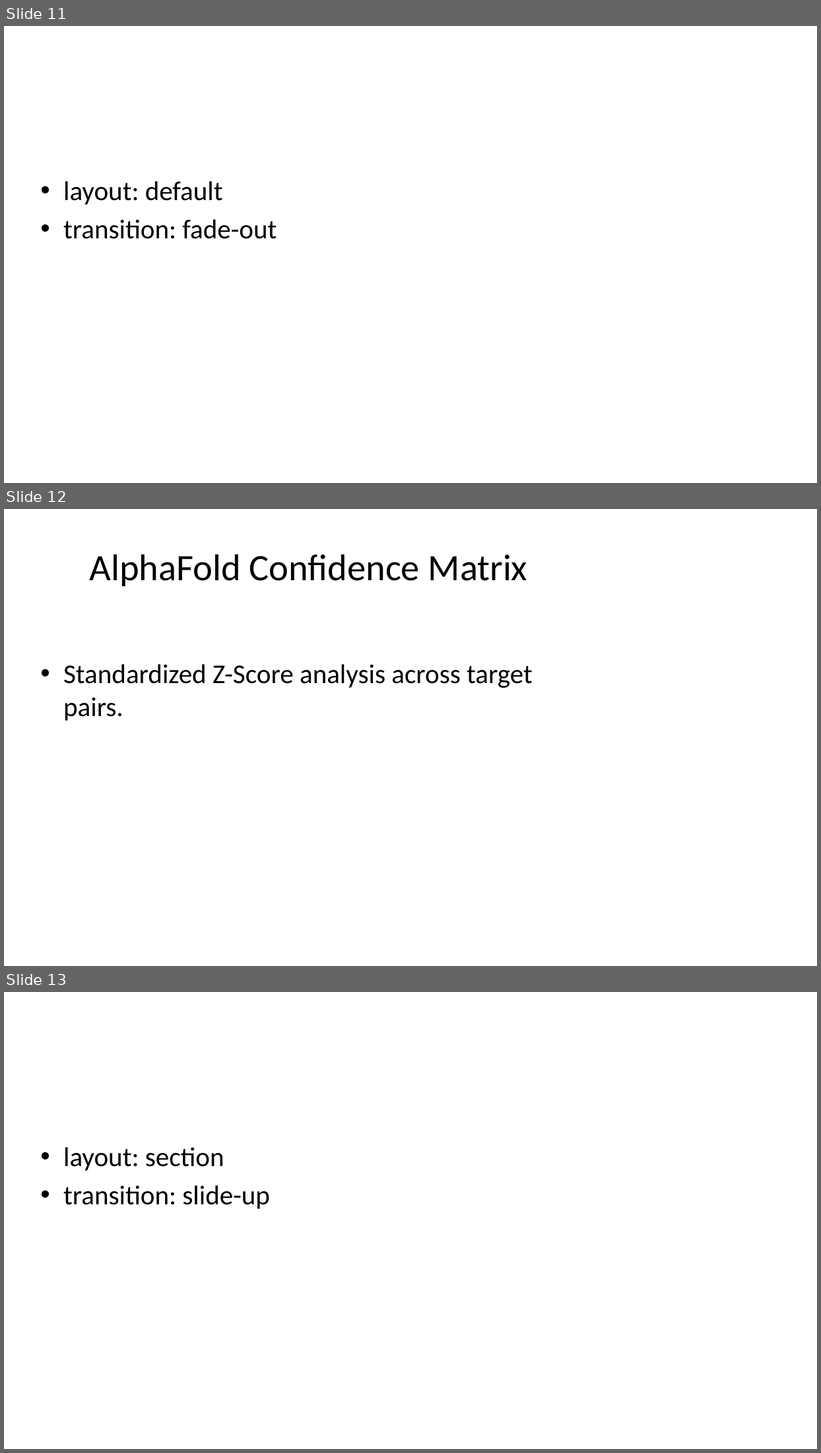
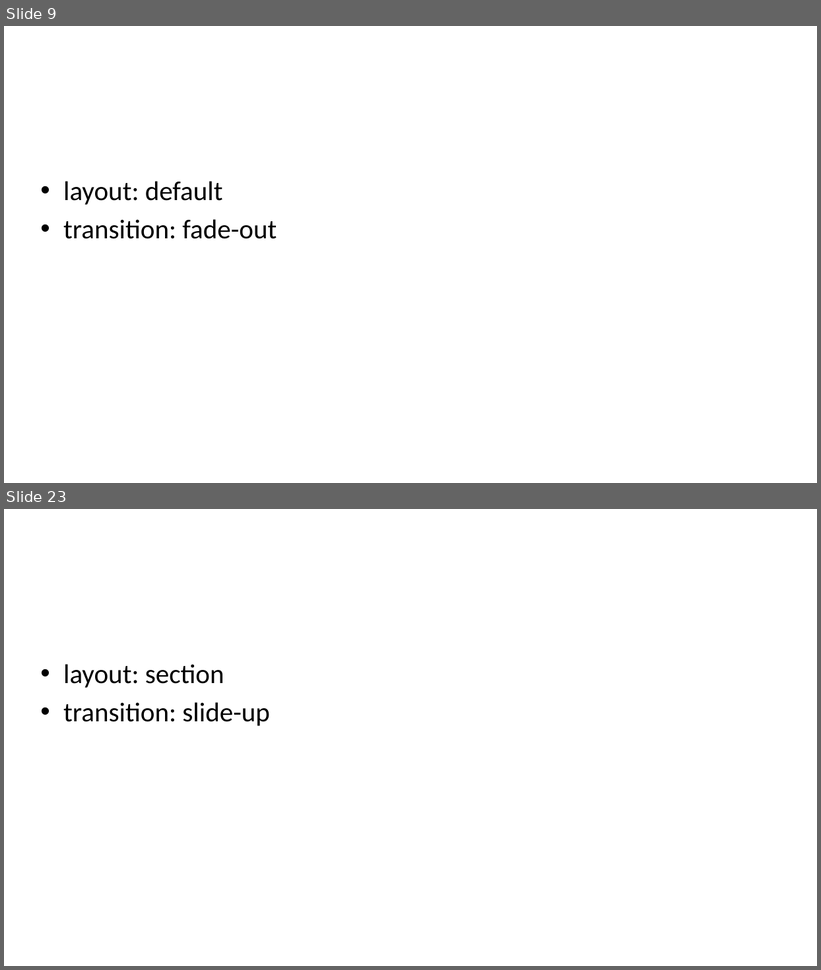
Before and after one commit to naryzach/PhD-Research, a slide deck: Demonstrations/Presentations/De_Novo_Binder_Generation/De_Novo_Binder_Skeleton.pptx. Shown one above the other, each under a label of ours: slides 11, 12 and 13 before the commit, slides 9 and 23 after it; the slides between them are not shown. The pictures are 821x1453 and 821x970 pixels, drawn with LibreOffice and Linux fonts; fonts in the diff are those of the drawing. Boxes give left, top, right and bottom in pixels: in the first picture for what was removed or moved away, otherwise in the second. Text is boxed around its words. In the diff, an @@ line names an element or a change of style, - is before the commit and + after.

```diff
--- a/Demonstrations/Presentations/De_Novo_Binder_Generation/De_Novo_Binder_Skeleton.pptx
+++ b/Demonstrations/Presentations/De_Novo_Binder_Generation/De_Novo_Binder_Skeleton.pptx
@@ slide 12 removed at [4, 509, 817, 966], background #FFFFFF @@
@@ title removed at [89, 554, 528, 586] @@
-AlphaFold Confidence Matrix
@@ text removed at [63, 664, 533, 721] @@
-• Standardized Z-Score analysis across target pairs.
@@ what was slide 11 is now slide 9 @@
@@ what was slide 13 is now slide 23 @@
```
Also in this commit, not shown: 6 slides changed, 46 slides added, 6 other slides removed, 3 other files.
